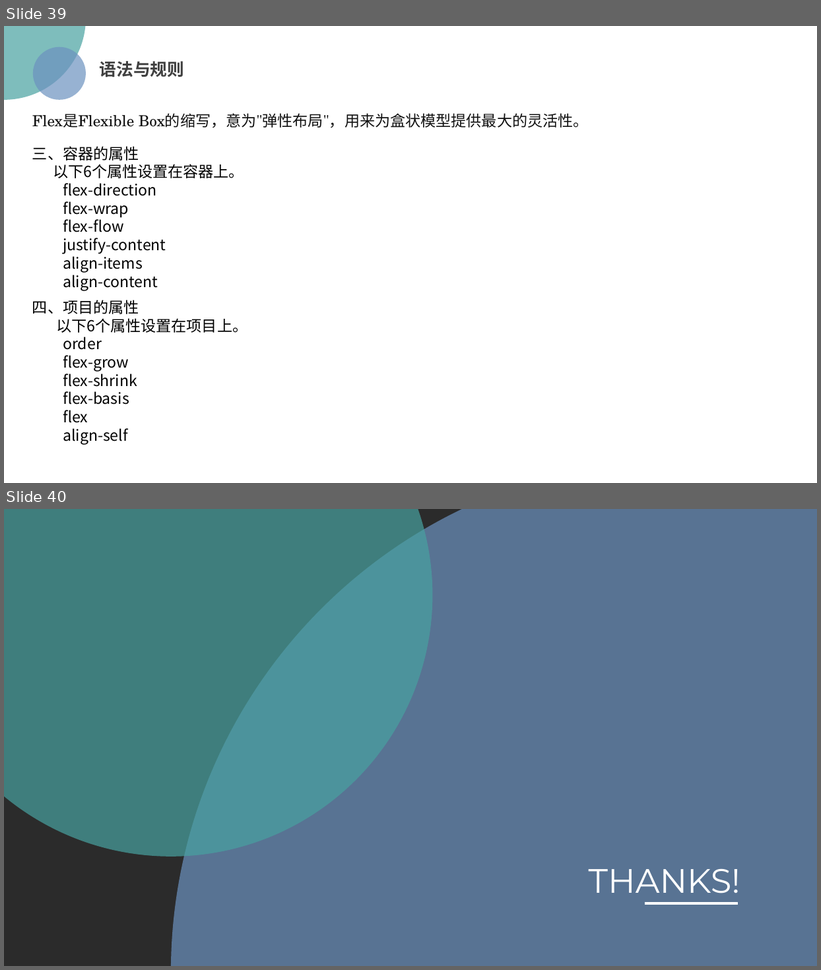
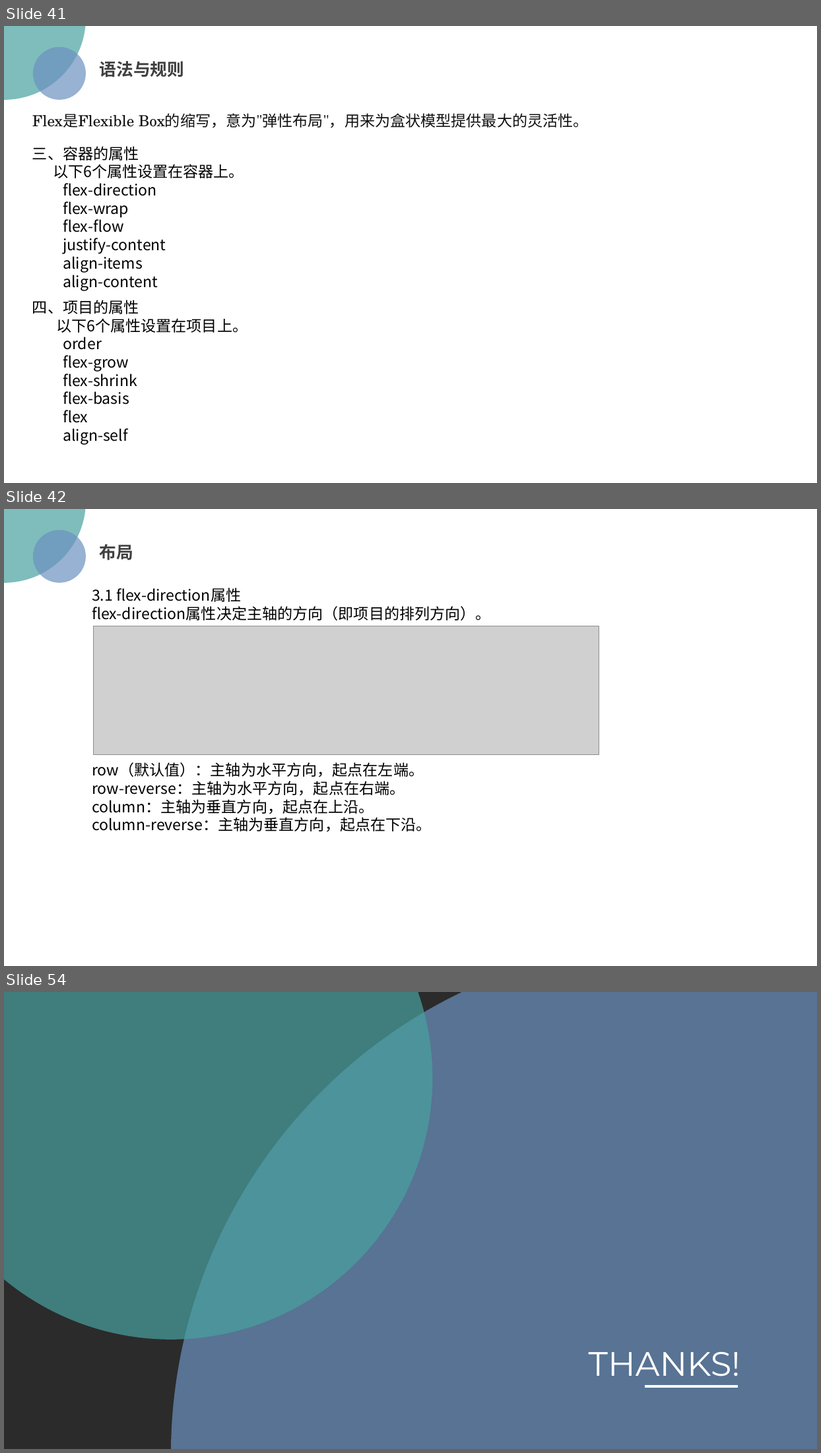
Before and after one commit to chutou/cssDemo, a slide deck: css 趣味之旅.pptx. Shown one above the other, each under a label of ours: slides 39 and 40 before the commit, slides 41, 42 and 54 after it; the slides between them are not shown. The pictures are 821x970 and 821x1453 pixels, drawn with LibreOffice and Linux fonts; fonts in the diff are those of the drawing; grey boxes stand for pictures; background and template pictures are left out; a plain dark background stands for a picture behind light text. Boxes give left, top, right and bottom in pixels: in the first picture for what was removed or moved away, otherwise in the second. Text is boxed around its words. In the diff, an @@ line names an element or a change of style, - is before the commit and + after.

```diff
--- a/css 趣味之旅.pptx
+++ b/css 趣味之旅.pptx
@@ slide 42 added at <box>4,509,817,966</box>, background picture (left out) @@
@@ ellipse added at <box>4,509,86,583</box>, fill #48A2A0 at 70% opacity @@
@@ ellipse added at <box>32,529,86,583</box>, fill #6C92C0 at 70% opacity @@
@@ text added at <box>100,544,133,560</box>, 20 pt, text #404040, bold @@
+布局
@@ text added at <box>92,588,491,621</box>, 18 pt, text #000000 @@
+3.1 flex-direction属性
+flex-direction属性决定主轴的方向（即项目的排列方向）。
@@ picture added at <box>94,626,599,755</box> @@
@@ text added at <box>92,762,432,832</box>, 18 pt, text #000000 @@
+row（默认值）：主轴为水平方向，起点在左端。
+row-reverse：主轴为水平方向，起点在右端。
+column：主轴为垂直方向，起点在上沿。
+column-reverse：主轴为垂直方向，起点在下沿。
@@ what was slide 39 is now slide 41 @@
@@ what was slide 40 is now slide 54 @@
```
Also in this commit, not shown: 3 slides changed, 13 other slides added, 11 other files.
